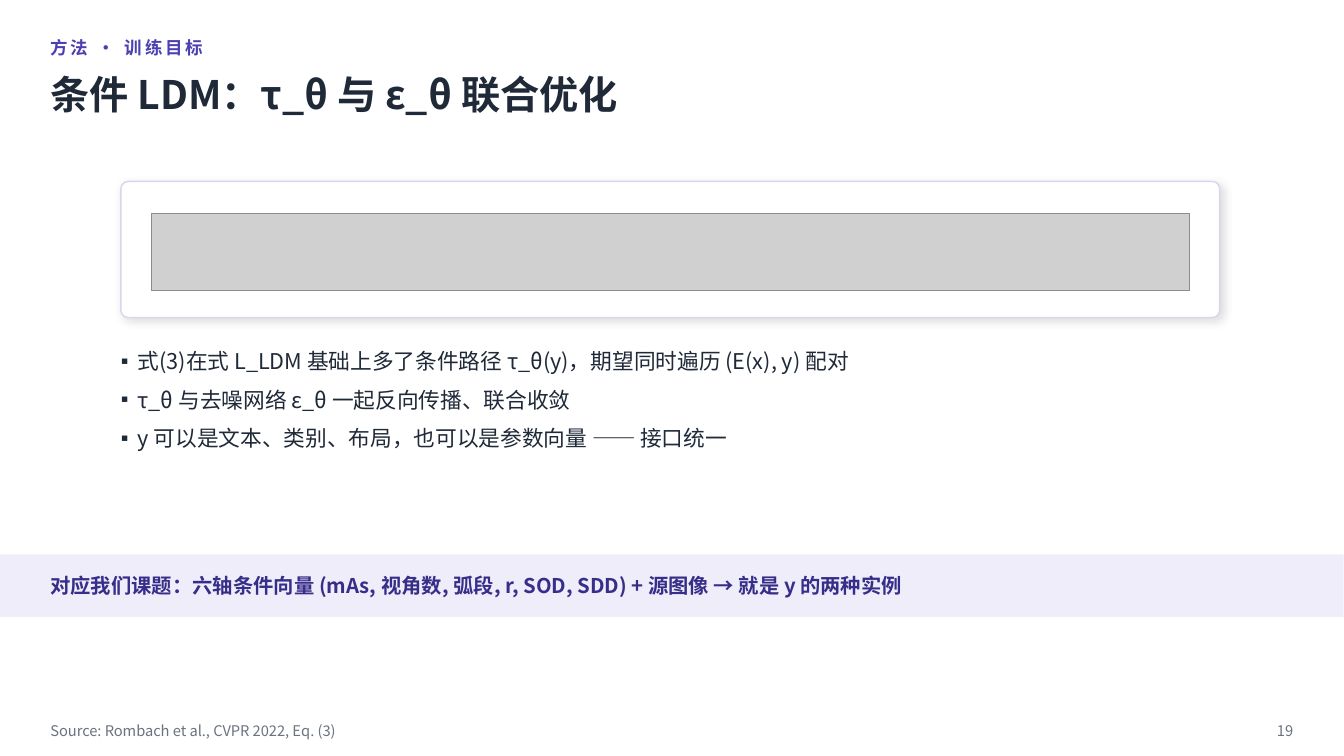
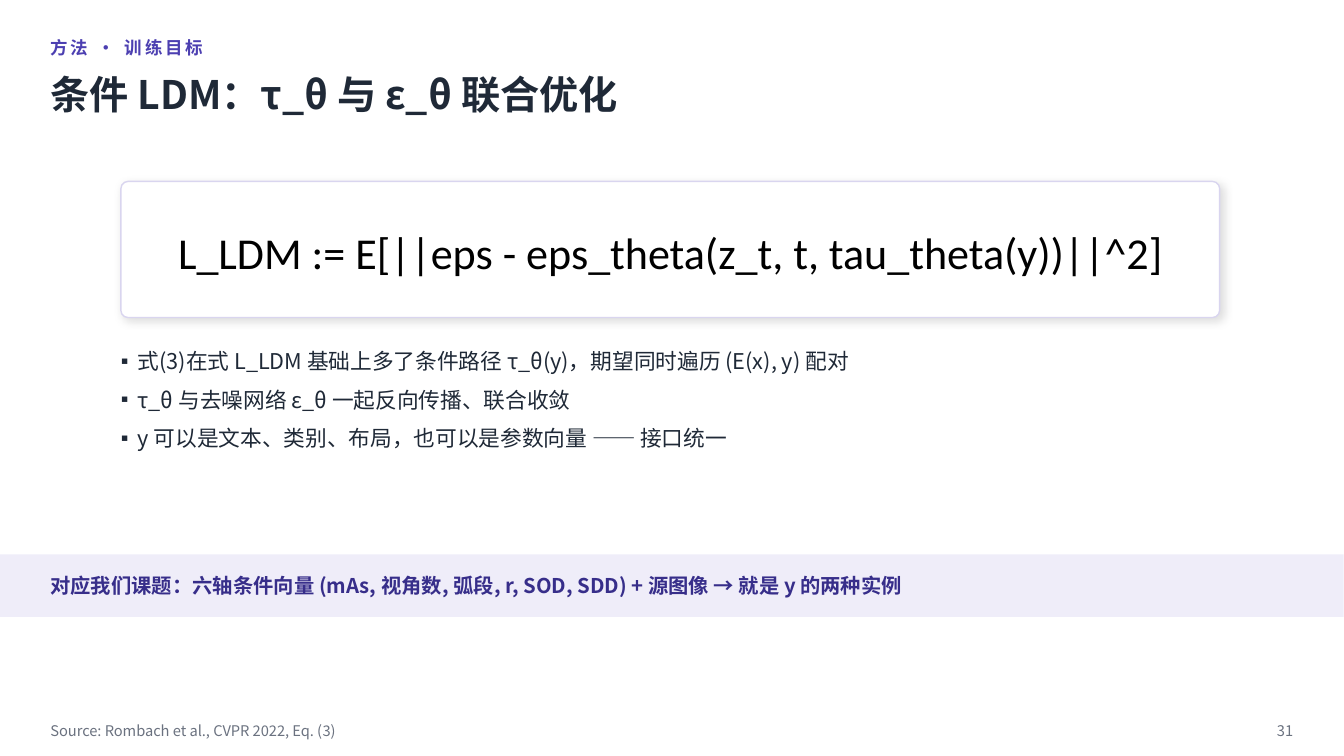
Before and after one commit to Gsheen76/My-Obsidian, a slide deck: slide 31 of 项目/学习项目/研究生阶段/多任务成像/组会汇报/LDM论文组会汇报-2026-09-20.pptx (slide 19 before the commit). Drawn at 1344x756 pixels with LibreOffice and Linux fonts; fonts in the diff are those of the drawing; grey boxes stand for pictures. Boxes give left, top, right and bottom in pixels: in the first picture for what was removed or moved away, otherwise in the second. Text is boxed around its words. In the diff, an @@ line names an element or a change of style, - is before the commit and + after.

```diff
--- a/项目/学习项目/研究生阶段/多任务成像/组会汇报/LDM论文组会汇报-2026-09-20.pptx
+++ b/项目/学习项目/研究生阶段/多任务成像/组会汇报/LDM论文组会汇报-2026-09-20.pptx
@@ picture removed at box(151, 214, 1190, 290) @@
@@ text added at box(178, 237, 1162, 277), 31.5 pt, text #000000 @@
+L_LDM := E[||eps - eps_theta(z_t, t, tau_theta(y))||^2]
@@ text at box(1277, 725, 1293, 736): text changed @@
-19
+31
```
Also in this commit, not shown: 27 other slides changed, 16 slides added, 4 slides removed, 7 other files.
